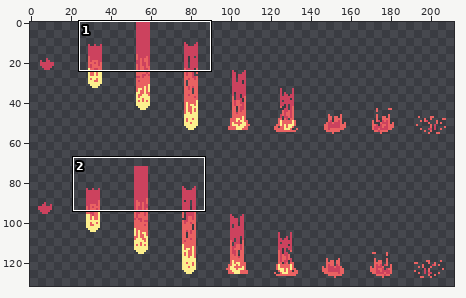
Sprite sheet -- assets/graphics/characters/boost.png. Above, an overview of the earlier version with the close-up marked.
Close-up. As it was:
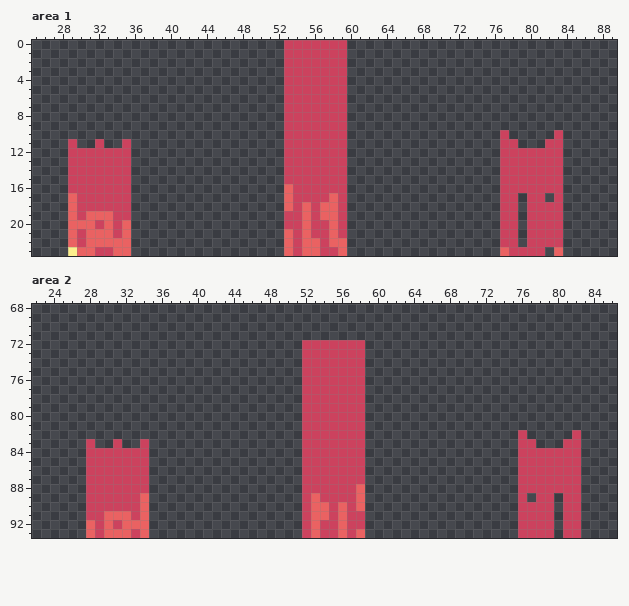
The file is 232x208 pixels. Shown: area 1: x 25..89, y 0..23; area 2: x 22..86, y 68..93. The wide view leaves out empty margins.
After the commit:
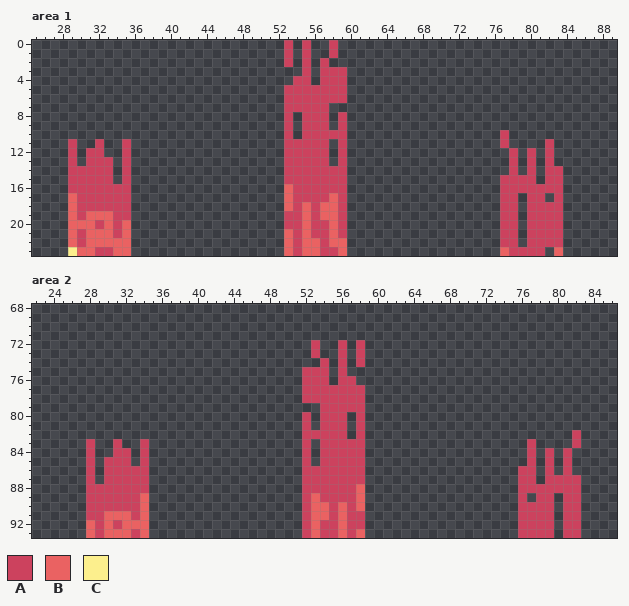
Palette (. is transparent): A #cc425e  B #ea6262  C #fcef8d
Edits made:
--- area 1
@@ x 25..89 @@
- 0 ............................AAAAAAA..............................
- 1 ............................AAAAAAA..............................
- 2 ............................AAAAAAA..............................
- 3 ............................AAAAAAA..............................
- 4 ............................AAAAAAA..............................
+ 0 ............................A.A..A...............................
+ 1 ............................A.A..A...............................
+ 2 ............................A.A.A................................
+ 3 ..............................A.AAA..............................
+ 4 .............................AA.AAA..............................
  5 ............................AAAAAAA..............................
  6 ............................AAAAAAA..............................
- 7 ............................AAAAAAA..............................
- 8 ............................AAAAAAA..............................
- 9 ............................AAAAAAA..............................
-10 ............................AAAAAAA.................A.....A......
-11 ....A..A..A.................AAAAAAA.................AA...AA......
-12 ....AAAAAAA.................AAAAAAA.................AAAAAAA......
-13 ....AAAAAAA.................AAAAAAA.................AAAAAAA......
-14 ....AAAAAAA.................AAAAAAA.................AAAAAAA......
-15 ....AAAAAAA.................AAAAAAA.................AAAAAAA......
+ 7 ............................AAAAA................................
+ 8 ............................A.AAA.A..............................
+ 9 ............................A.AAA.A..............................
+10 ............................A.AAAAA.................A............
+11 ....A..A..A.................AAAAA.A.................A....A.......
+12 ....A.AA..A.................AAAAA.A..................A.A.A.......
+13 ....A.AAA.A.................AAAAA.A..................A.A.A.......
+14 ....AAAAA.A.................AAAAAAA..................A.A.AA......
+15 ....AAAAA.A.................AAAAAAA.................AAAA.AA......
 16 ....AAAAAAA.................BAAAAAA.................AAAAAAA......
--- area 2
@@ x 22..86 @@
 71 .................................................................
-72 ..............................AAAAAAA............................
-73 ..............................AAAAAAA............................
-74 ..............................AAAAAAA............................
-75 ..............................AAAAAAA............................
-76 ..............................AAAAAAA............................
+72 ...............................A..A.A............................
+73 ...............................A..A.A............................
+74 ................................A.A.A............................
+75 ..............................AAA.A..............................
+76 ..............................AAA.AA.............................
 77 ..............................AAAAAAA............................
 78 ..............................AAAAAAA............................
-79 ..............................AAAAAAA............................
-80 ..............................AAAAAAA............................
-81 ..............................AAAAAAA............................
-82 ..............................AAAAAAA.................A.....A....
-83 ......A..A..A.................AAAAAAA.................AA...AA....
-84 ......AAAAAAA.................AAAAAAA.................AAAAAAA....
-85 ......AAAAAAA.................AAAAAAA.................AAAAAAA....
-86 ......AAAAAAA.................AAAAAAA.................AAAAAAA....
-87 ......AAAAAAA.................AAAAAAA.................AAAAAAA....
+79 ................................AAAAA............................
+80 ..............................A.AAA.A............................
+81 ..............................A.AAA.A............................
+82 ..............................AAAAA.A.......................A....
+83 ......A..A..A.................A.AAAAA..................A....A....
+84 ......A..AA.A.................A.AAAAA..................A.A.A.....
+85 ......A.AAA.A.................A.AAAAA..................A.A.A.....
+86 ......A.AAAAA.................AAAAAAA.................AA.A.A.....
+87 ......A.AAAAA.................AAAAAAA.................AA.AAAA....
 88 ......AAAAAAA.................AAAAAAB.................AAAAAAA....
Boxes around the changes in both close-ups, in picture pixels (x1, y1, x2, y2):
erased: (284, 40, 347, 166)
erased: (500, 130, 563, 184)
erased: (77, 148, 122, 184)
erased: (302, 340, 365, 466)
erased: (518, 430, 581, 484)
erased: (95, 448, 140, 484)
